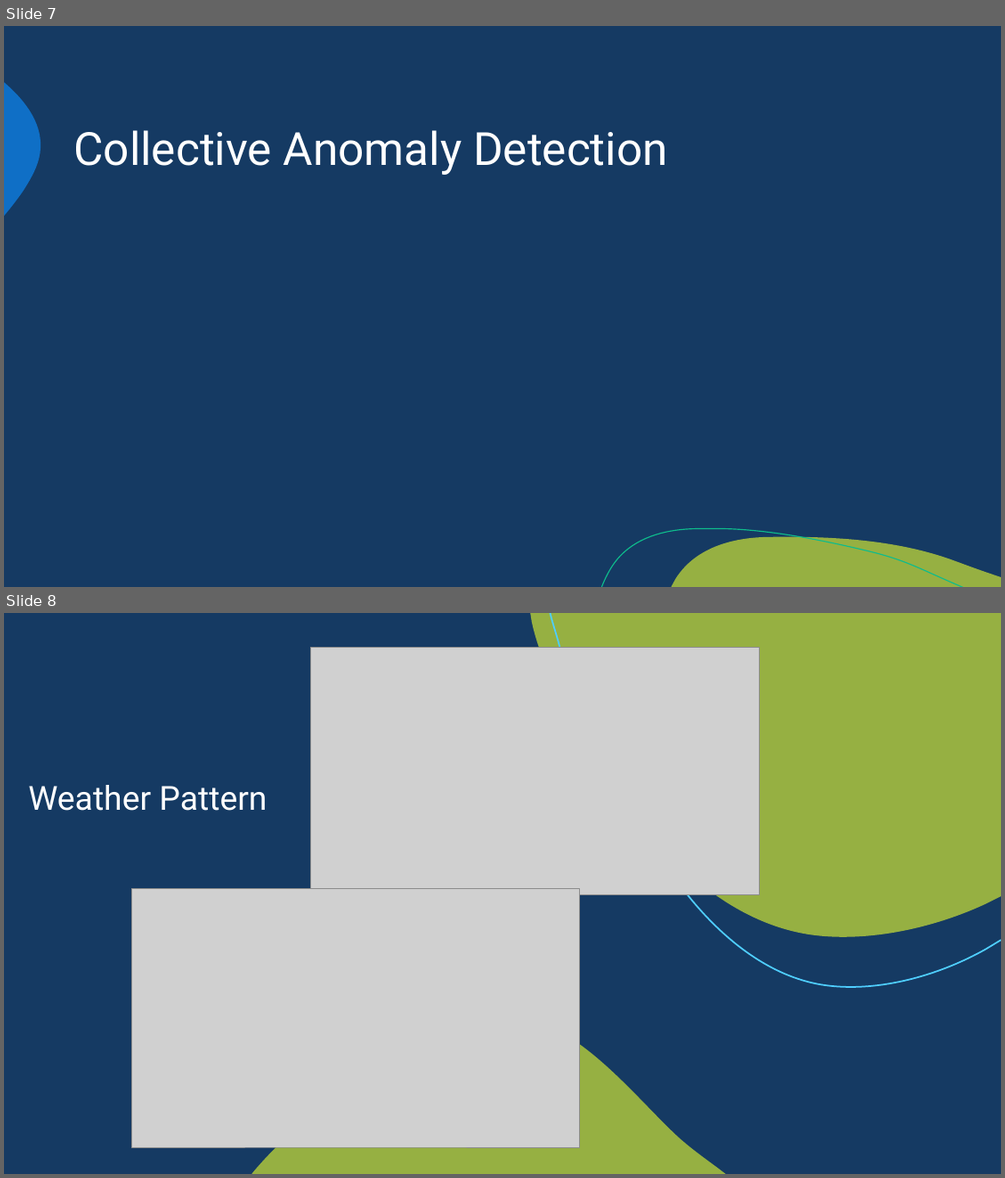
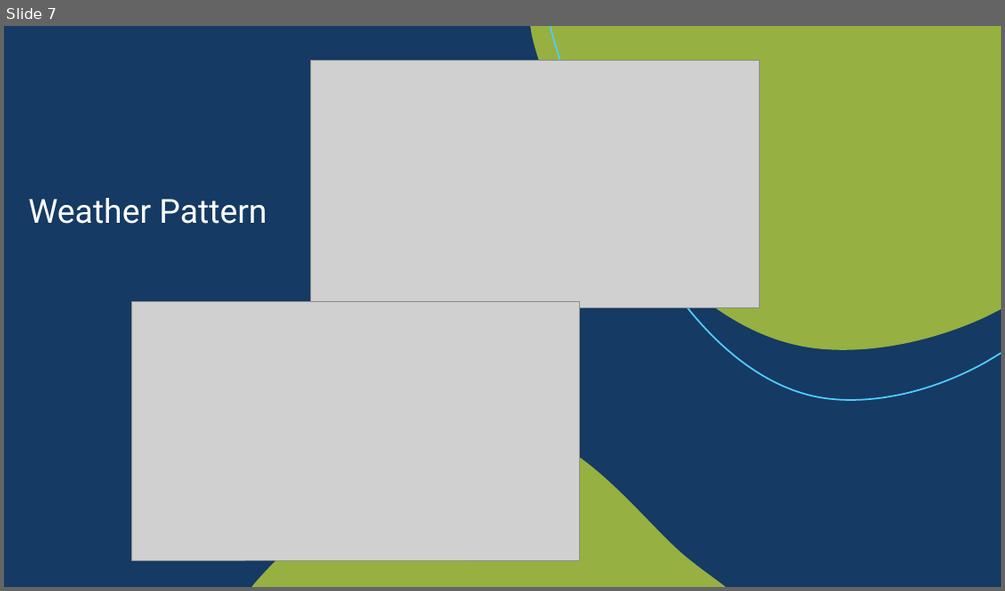
Before and after one commit to singhaniket98/Energy-Consumption-Prediction, a slide deck: presentationCapston.pptx. Shown one above the other, each under a label of ours: slides 7 and 8 before the commit, slide 7 after it. The pictures are 1005x1178 and 1005x591 pixels, drawn with LibreOffice and Linux fonts; fonts in the diff are those of the drawing; grey boxes stand for pictures. Boxes give left, top, right and bottom in pixels: in the first picture for what was removed or moved away, otherwise in the second. Text is boxed around its words. In the diff, an @@ line names an element or a change of style, - is before the commit and + after.

```diff
--- a/presentationCapston.pptx
+++ b/presentationCapston.pptx
@@ slide 7 removed at box(4, 26, 1001, 587), background #153A63; not listed: 3 template elements that a slide beside it also shows @@
@@ title removed at box(73, 130, 668, 175) @@
-Collective Anomaly Detection
@@ what was slide 8 is now slide 7 @@
```
Also in this commit, not shown: 1 slide changed, 4 slides added, 2 other slides removed, 3 other files.
